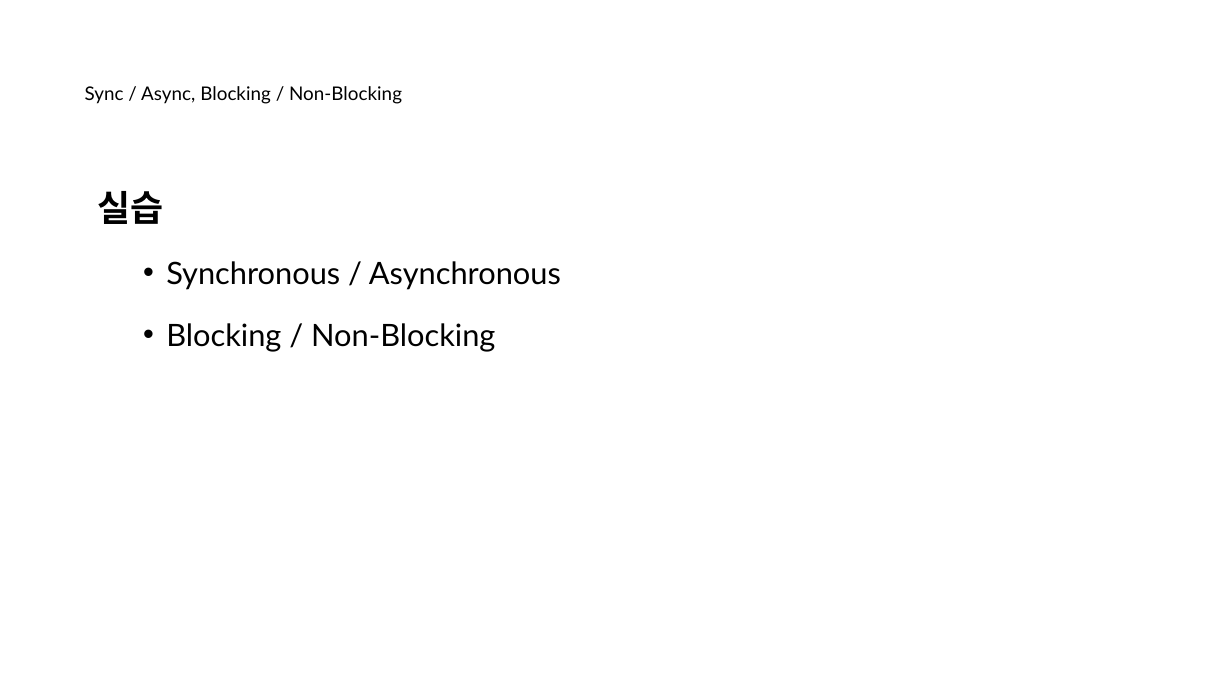
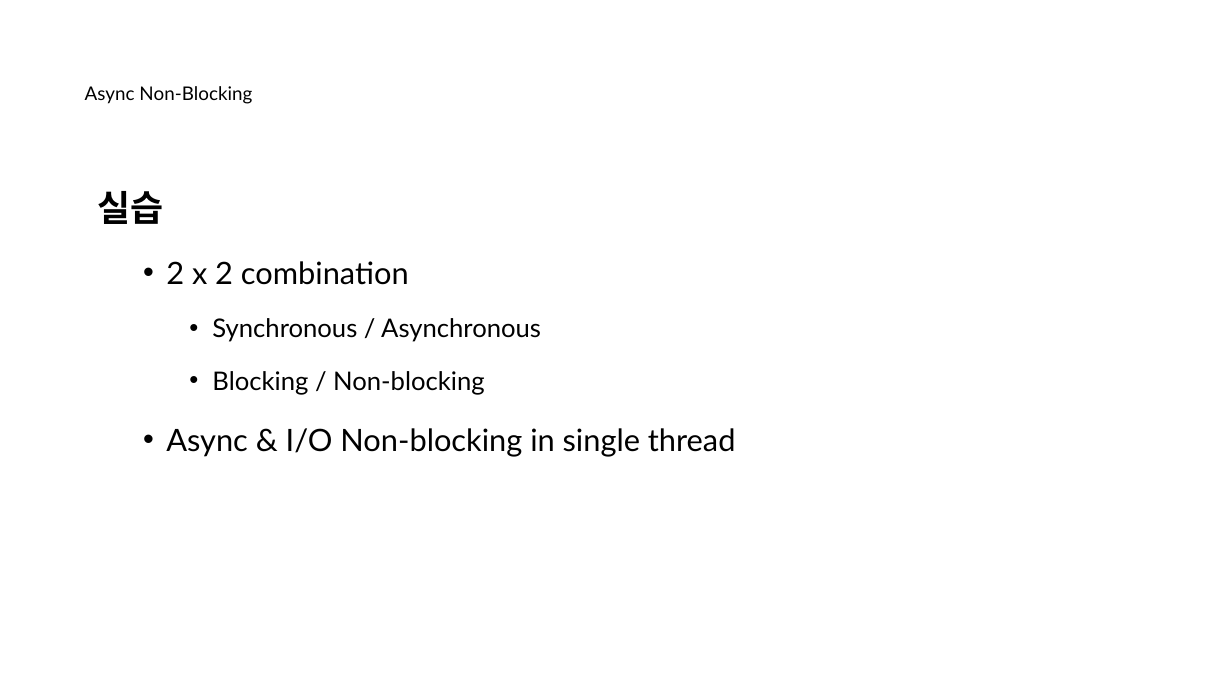
Before and after one commit to nayasis/fastcampus-hyper-webflux, a slide deck: slide 10 of 99.ppt/[Ch4-1. 비동기 서비스 소개] 1-2. 비동기 호출이란 ~ 1-3. Servlet_Reactive.pptx (slide 7 before the commit). Drawn at 1232x693 pixels with LibreOffice and Linux fonts; fonts in the diff are those of the drawing; background and template pictures are left out. Boxes give left, top, right and bottom in pixels: in the first picture for what was removed or moved away, otherwise in the second. Text is boxed around its words. In the diff, an @@ line names an element or a change of style, - is before the commit and + after.

```diff
--- a/99.ppt/[Ch4-1. 비동기 서비스 소개] 1-2. 비동기 호출이란 ~ 1-3. Servlet_Reactive.pptx
+++ b/99.ppt/[Ch4-1. 비동기 서비스 소개] 1-2. 비동기 호출이란 ~ 1-3. Servlet_Reactive.pptx
@@ title at [85, 86, 252, 104]: text changed @@
-Sync / Async, Blocking / Non-Blocking
+Async Non-Blocking
@@ text at [166, 261, 409, 285]: paragraph added @@
+  • 2 x 2 combination
@@ text at [212, 318, 541, 342]: size 18 to 15 pt in "Synchronous / Asynchronous"; list level 2 to 3 in "Synchronous / Asynchronous" @@
@@ text at [166, 371, 736, 457]: text changed @@
-  • Blocking / Non-Blocking
+    • Blocking / Non-blocking
+  • Async & I/O Non-blocking in single thread
```
Also in this commit, not shown: 10 other slides changed, 3 slides added, 3 other files.
